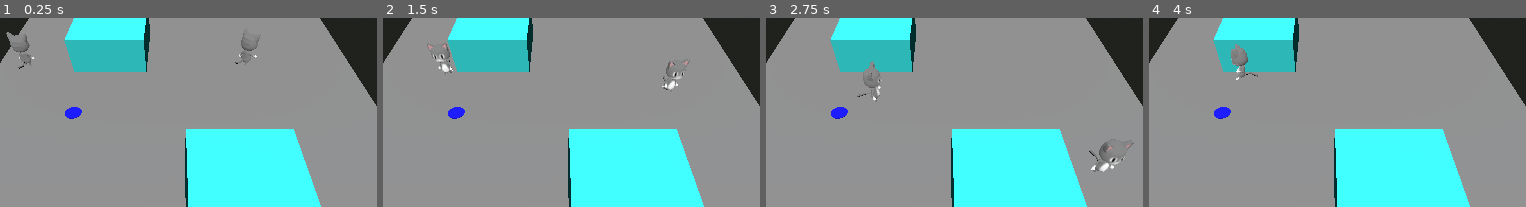
Above: before the commit, frames 1-4 (left to right).
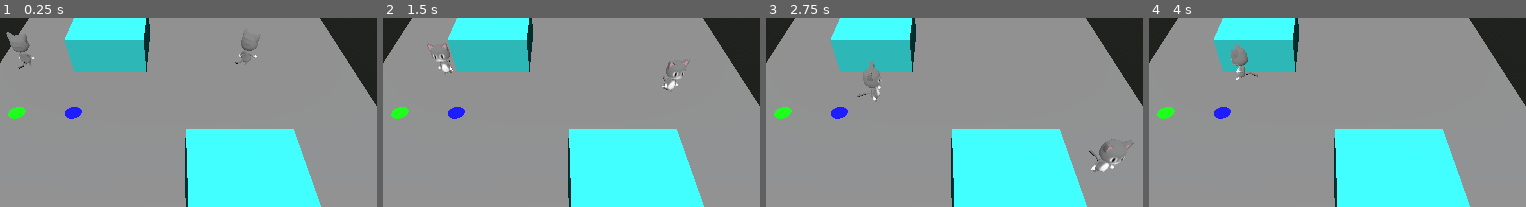
Above: after the commit, the same moments.

Repository: bruom/Gatinhos
Game: Godot game, scene res://Scenes/main.tscn
The game is run twice, just before and just after one commit, with the same random seed, the same clock (stepped at 60 frames per second) and the same inputs.
Inputs:
- Up to frame 1 (0.25 s): no input
- Up to frame 2 (1.5 s): hold D (Right) 0.53-1.28 s; hold 1 (UseItem1) 0.53-1.28 s; tap 2 (UseItem2) at 0.8, 1.35 s; hold S (Backward) from 1.28 s (still down)
- Up to frame 3 (2.75 s): tap 1 (UseItem1) at 1.55 s; release S (Backward) at 2.03 s; hold D (Right) from 2.03 s (still down); hold F (Interact) from 2.03 s (still down); tap 2 (UseItem2) at 2.3 s
- Up to frame 4 (4 s): release D (Right) at 2.78 s; release F (Interact) at 2.78 s; hold W (Forward) 2.78-3.53 s; tap Shift (Run) at 2.85 s; tap 1 (UseItem1) at 3.05 s; hold A (Left) from 3.53 s (still down); hold Ctrl (Sneak) from 3.53 s (still down); tap 2 (UseItem2) at 3.8 s
The pictures show only the part of the screen within x 27-77%, y 5-55%; the shares and areas given below are measured in that part.

The runs differ from the first frame. In frame 1, 0.2% of the frame differs, in the area x 2-21%, y 47-54%; in frame 2, 0.2%; in frame 3, 0.2%; in frame 4, 0.2%.

Commit message:
Additional item type added

Diff:
--- a/Scenes/item.tscn
+++ b/Scenes/item.tscn
@@ -11,6 +11,7 @@
 radius = 0.2
 
 [sub_resource type="StandardMaterial3D" id="StandardMaterial3D_jhiht"]
+resource_local_to_scene = true
 albedo_color = Color(0, 0, 1, 1)
 
 [sub_resource type="CylinderMesh" id="CylinderMesh_vs5b6"]
--- a/Scenes/main.tscn
+++ b/Scenes/main.tscn
@@ -87,3 +87,7 @@
 
 [node name="Item" parent="." instance=ExtResource("3_htqcn")]
 transform = Transform3D(1, 0, 0, 0, 1, 0, 0, 0, 1, -2.42837, 0.1, 0)
+
+[node name="Item2" parent="." instance=ExtResource("3_htqcn")]
+transform = Transform3D(1, 0, 0, 0, 1, 0, 0, 0, 1, -3.77974, 0.1, 0)
+item_type = 2
--- a/Scripts/enemy.gd
+++ b/Scripts/enemy.gd
@@ -100,6 +100,7 @@
 		print("ITEM DETECTED")
 		enemy_state = EnemyState.SUSPICIOUS
 		investigation_target = item_in_sight.global_position
+		investigation_time = item_in_sight.effect_time
 		item_in_sight.remove_from_group("ActiveItems")
 
 #sound array is Array[[origin: Vector3, radius: float]]
--- a/Scripts/item.gd
+++ b/Scripts/item.gd
@@ -7,6 +7,13 @@
 var player: CharacterBody3D
 var interactable = false
 var active = false
+var effect_time: float = 0
+
+func _ready():
+	if item_type == 1:
+		get_node("Hitbox/ItemMesh").mesh.material.albedo_color = Color(0, 0, 255, 255)
+	if item_type == 2:
+		get_node("Hitbox/ItemMesh").mesh.material.albedo_color = Color(0, 255, 0, 255)
 
 func _input(event):
 	if interactable && event.is_action_pressed("Interact"):
@@ -28,6 +35,8 @@
 		print("Item in effect: " + str(item_type))
 		add_to_group("ActiveItems")
 		if item_type == 1:
-			return
+			effect_time = 0.5
+			get_node("Hitbox/ItemMesh").mesh.material.albedo_color = Color(0, 0, 255, 255)
 		elif item_type == 2:
-			return
+			effect_time = 4
+			get_node("Hitbox/ItemMesh").mesh.material.albedo_color = Color(0, 255, 0, 255)
--- a/Scripts/player.gd
+++ b/Scripts/player.gd
@@ -70,6 +70,7 @@
 		get_parent().add_child(new_item)
 		new_item.position = self.global_position
 		new_item.position.y += 0.1
+		new_item.item_type = item_type
 		new_item.active = true
 		new_item.item_effect()
 	else:
